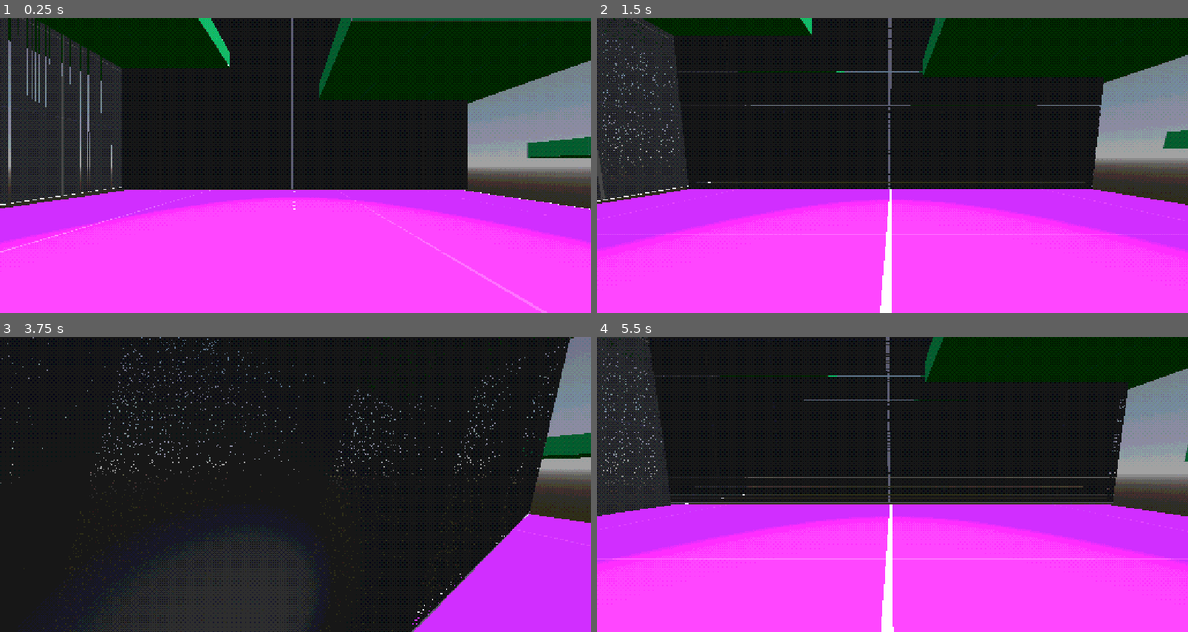
Above: before the commit, frames 1-4 (two rows, left to right).
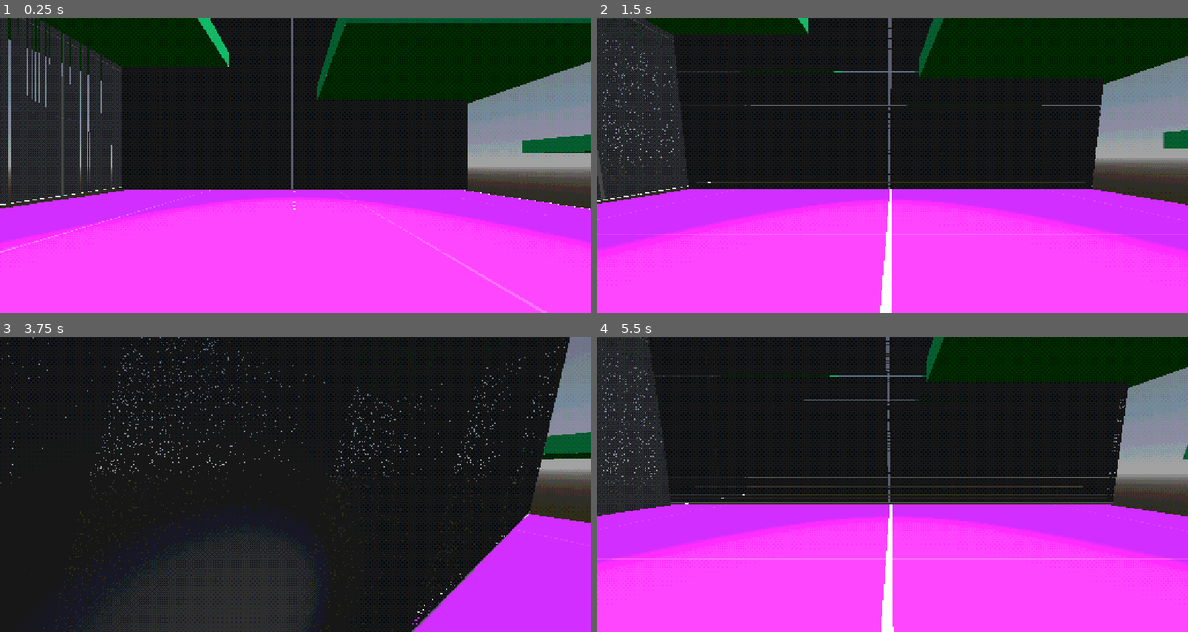
Above: after the commit, the same moments.

Repository: aru24sin/Blade
Game: Godot game, scene res://src/world/postprocessing.tscn
Same seed, same stepped clock (60 frames per second), same inputs: the game is played once before the commit and once after it. The engine's default icon, where the game draws it, is replaced by a stand-in: a white triangle on a blue panel in a dark square.
Inputs (mouse positions are in pixels of both pictures, inside the frame that each line leads up to):
- Up to frame 1 (0.25 s): no input
- Up to frame 2 (1.5 s): tap Enter at 0.5 s; move the mouse to (922, 165) at 0.52 s; hold Up (ui_up) from 0.53 s (still down); tap F (f) at 0.6 s; tap R (r) at 0.8, 1.35 s; move the mouse to (862, 165) at 1.27 s
- Up to frame 3 (3.75 s): keep holding Up (ui_up); tap F (f) at 1.55, 2.1, 3.05 s; move the mouse to (307, 478) at 2.02 s; tap R (r) at 2.3, 2.85 s; move the mouse to (289, 490) at 2.77 s; move the mouse to (336, 487) at 3.52 s; hold Shift (run) from 3.53 s (still down)
- Up to frame 4 (5.5 s): keep holding Up (ui_up); tap R (r) at 3.8, 5.3 s; move the mouse to (845, 481) at 4.27 s; release Shift (run) at 4.28 s; tap Space (space) at 4.35 s; tap F (f) at 4.55, 5.1 s; move the mouse to (898, 484) at 5.02 s

The runs differ from the first frame. In frame 1, 1.1% of the frame differs, in the area x 1-100%, y 0-48%; in frame 2, 0.4%; in frame 3, less than 0.1%; in frame 4, 0.1%.

Commit message:
Editing post-processing

Diff:
--- a/assets/shaders/psxMaterial.tres
+++ b/assets/shaders/psxMaterial.tres
@@ -1,13 +1,13 @@
 [gd_resource type="ShaderMaterial" load_steps=3 format=3 uid="uid://bxx20fgca3dou"]
 
-[ext_resource type="Shader" path="res://assets/shaders/PSXMaterial.gdshader" id="1_yuoqv"]
-[ext_resource type="Texture2D" uid="uid://cxjxvqmf4boxq" path="res://assets/textures/green.png" id="2_itfkf"]
+[ext_resource type="Shader" path="res://assets/shaders/PSXMaterial.gdshader" id="1_y41ar"]
+[ext_resource type="Texture2D" uid="uid://cxjxvqmf4boxq" path="res://assets/textures/green.png" id="2_07fyv"]
 
 [resource]
 render_priority = 0
-shader = ExtResource("1_yuoqv")
+shader = ExtResource("1_y41ar")
 shader_parameter/affine_mapping = false
 shader_parameter/alpha_scissor = 0.5
-shader_parameter/jitter = 0.782
+shader_parameter/jitter = 0.85
 shader_parameter/resolution = Vector2i(320, 240)
-shader_parameter/albedo = ExtResource("2_itfkf")
+shader_parameter/albedo = ExtResource("2_07fyv")
--- a/src/world/World.tscn
+++ b/src/world/World.tscn
@@ -15,6 +15,15 @@
 [sub_resource type="Environment" id="Environment_exuj1"]
 background_mode = 2
 sky = SubResource("Sky_o1q7l")
+fog_mode = 1
+fog_light_color = Color(0.286596, 0.347422, 0.472601, 1)
+fog_density = 1.0
+fog_depth_begin = 52.2
+fog_depth_end = 220.5
+volumetric_fog_density = 0.0131
+volumetric_fog_albedo = Color(0.278332, 0.333541, 0.411956, 1)
+volumetric_fog_emission_energy = 38.73
+volumetric_fog_length = 15.5
 
 [node name="World" type="Node3D"]
 transform = Transform3D(1, 0, 0, 0, 1, 0, 0, 0, 1, 0, -0.183532, 0)
